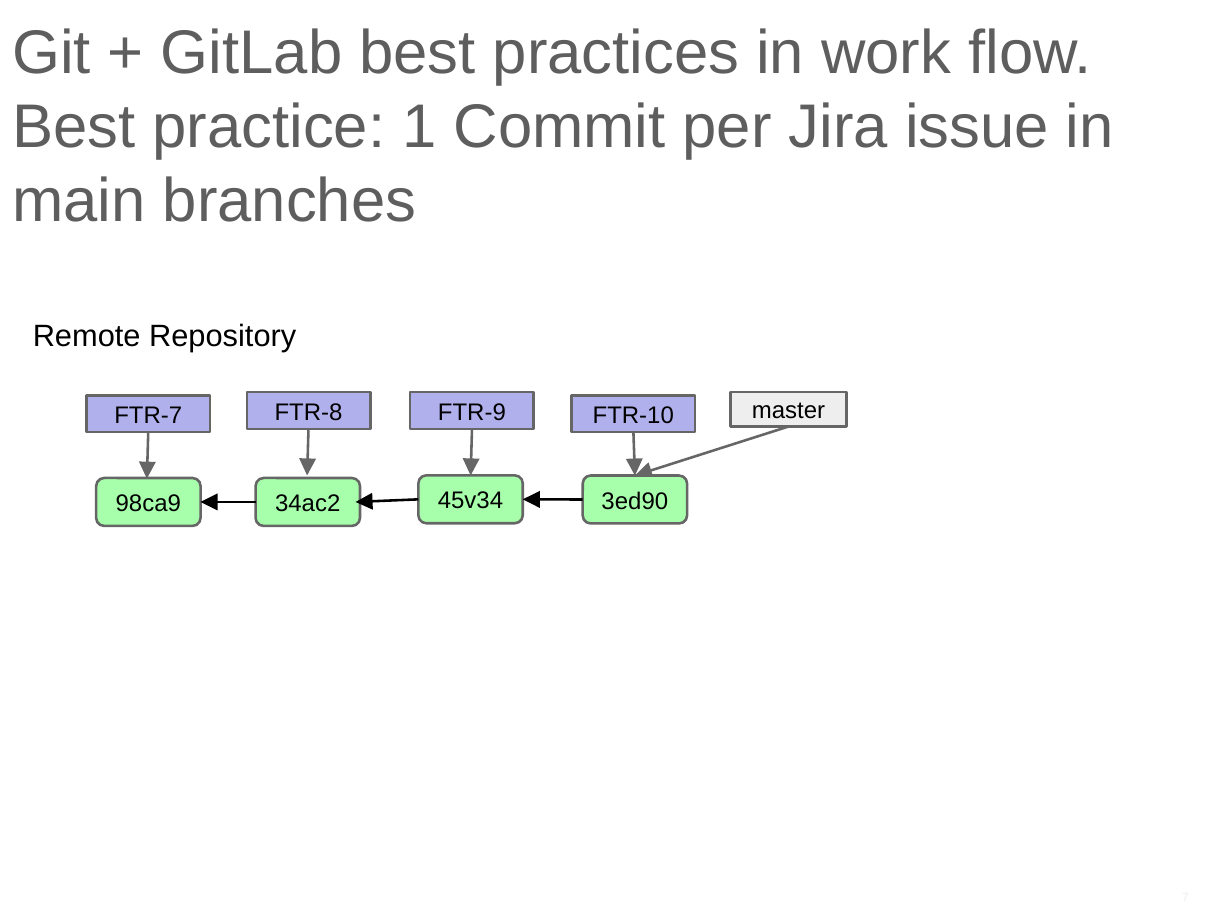
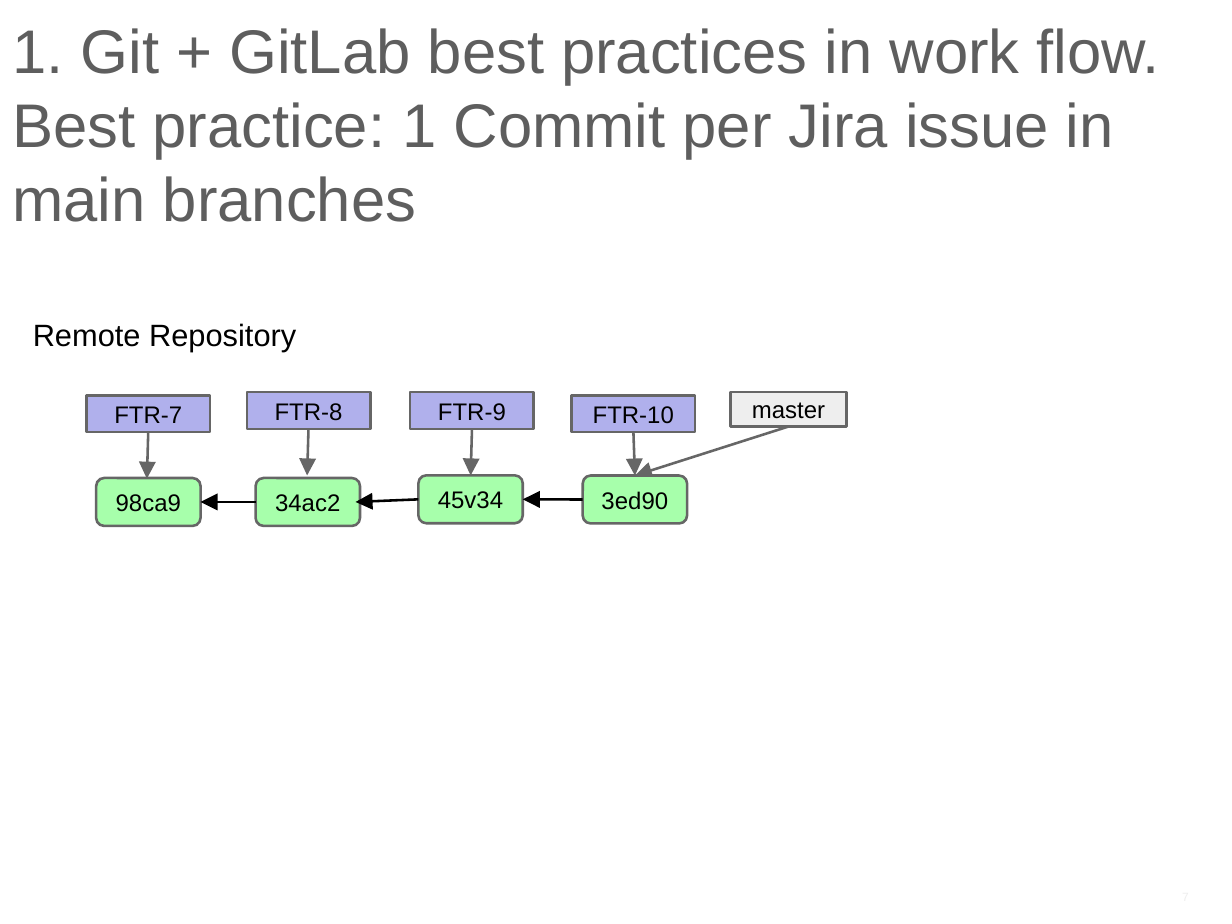
Before and after one commit to ilyaro/mysite, a slide deck: slide 7 of WorkStuff/Courses/Git/Git_Gitlab_Best_Practices/Git_Gitlab_BestPractices.pptx. Drawn at 1232x924 pixels with LibreOffice and Linux fonts; fonts in the diff are those of the drawing. Boxes give left, top, right and bottom in pixels: in the first picture for what was removed or moved away, otherwise in the second. Text is boxed around its words. In the diff, an @@ line names an element or a change of style, - is before the commit and + after.

```diff
--- a/WorkStuff/Courses/Git/Git_Gitlab_Best_Practices/Git_Gitlab_BestPractices.pptx
+++ b/WorkStuff/Courses/Git/Git_Gitlab_Best_Practices/Git_Gitlab_BestPractices.pptx
@@ title at (12, 28, 1160, 222): text changed @@
-Git + GitLab best practices in work flow.
-Best practice: 1 Commit per Jira issue in main branches
+1. Git + GitLab best practices in work flow.
+Best practice: 1 Commit per Jira issue in main branches
```
Also in this commit, not shown: 4 other slides changed, 1 slide added.
